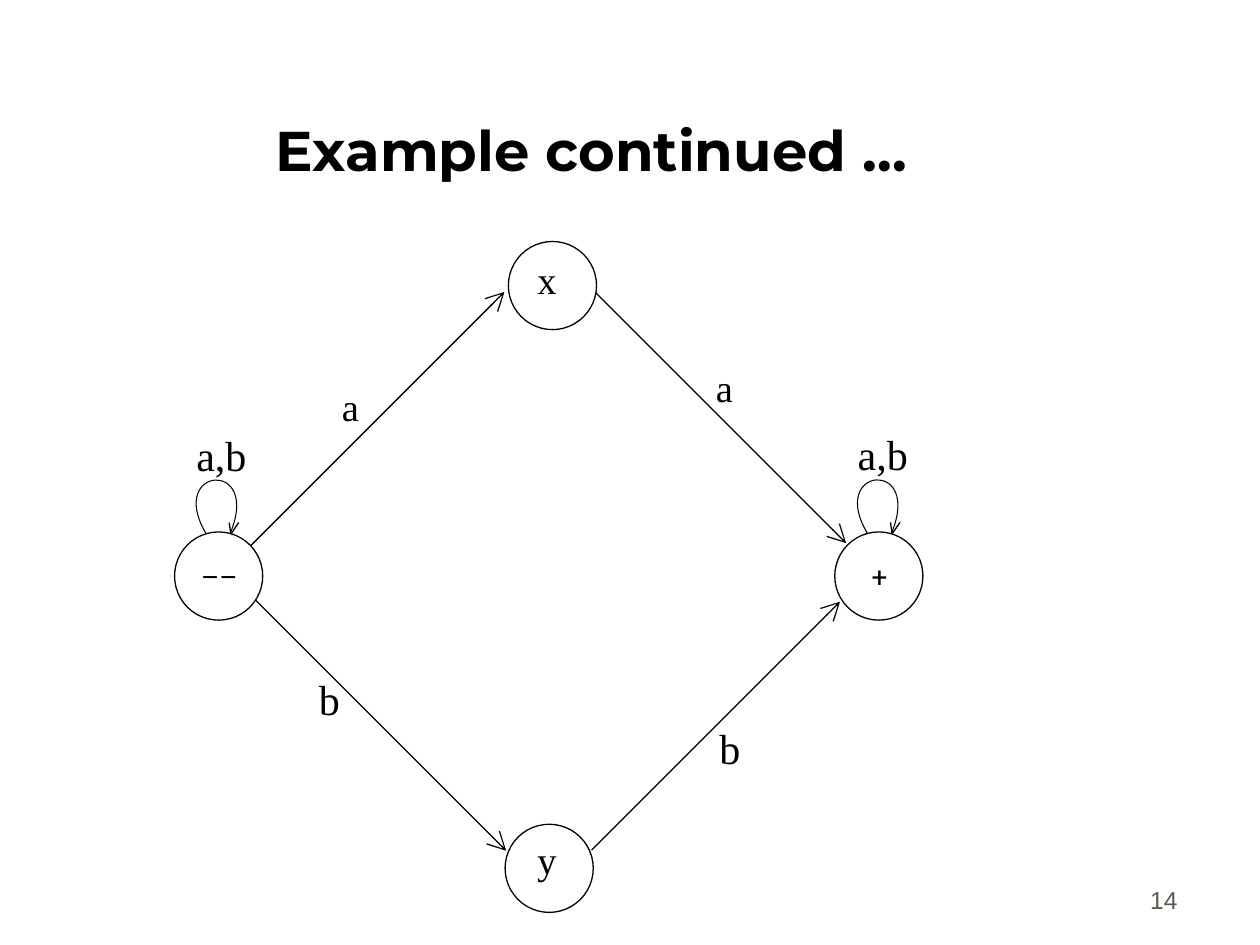
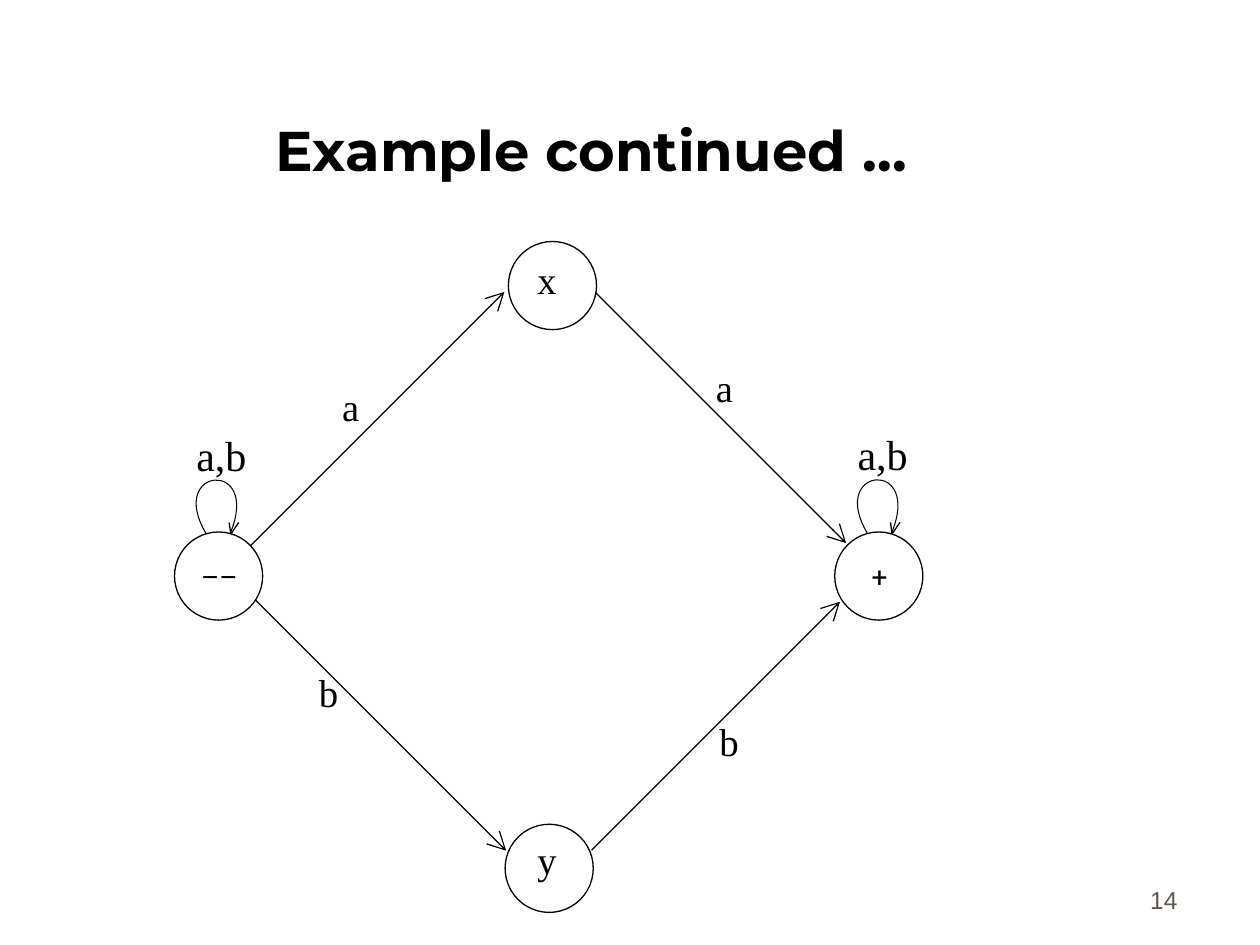
Before and after one commit to bamboat3/toa, a slide deck: slide 14 of Lesson 08.ppt. Drawn at 1260x945 pixels with LibreOffice and Linux fonts; fonts in the diff are those of the drawing; background and template pictures are left out. Boxes give left, top, right and bottom in pixels: in the first picture for what was removed or moved away, otherwise in the second. Text is boxed around its words. In the diff, an @@ line names an element or a change of style, - is before the commit and + after.

```diff
--- a/Lesson 08.ppt
+++ b/Lesson 08.ppt
@@ text "b" at (319, 677, 338, 708): size 24 to 22.2 pt; line spacing 1 to 0.9 @@
@@ text "b" at (719, 729, 738, 757): size 24 to 22.2 pt; line spacing 1 to 0.9 @@
```
Also in this commit, not shown: 5 other slides changed, 14 other files.
